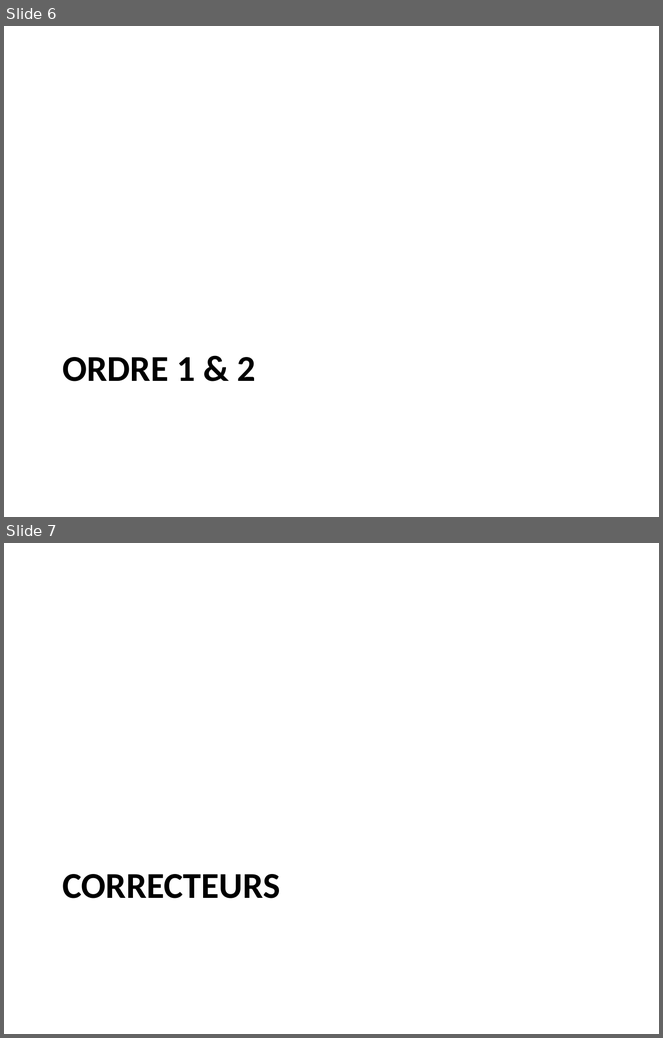
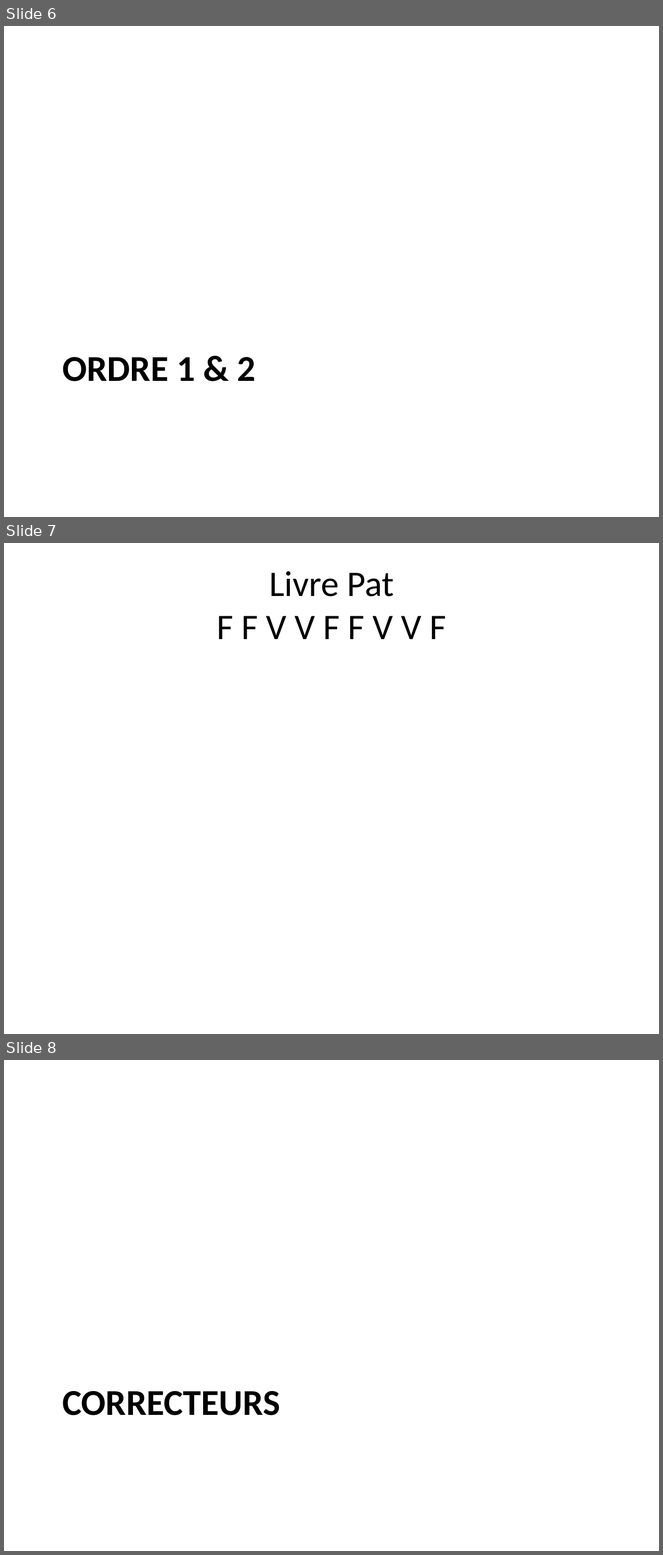
Before and after one commit to xpessoles/Cy_01_PSI_ModelisationLinNonLin, a slide deck: QCM/QCM.pptx. Shown one above the other, each under a label of ours: slides 6 and 7 before the commit, slides 6, 7 and 8 after it. The pictures are 663x1038 and 663x1555 pixels, drawn with LibreOffice and Linux fonts; fonts in the diff are those of the drawing; grey boxes stand for pictures. Boxes give left, top, right and bottom in pixels: in the first picture for what was removed or moved away, otherwise in the second. Text is boxed around its words. In the diff, an @@ line names an element or a change of style, - is before the commit and + after.

Commit message:
MAJ

```diff
--- a/QCM/QCM.pptx
+++ b/QCM/QCM.pptx
@@ slide 7 added at (x1=4, y1=543, x2=659, y2=1034), background #FFFFFF @@
@@ title added at (x1=217, y1=571, x2=447, y2=639), 39.6 pt, text #000000 @@
+Livre Pat
+F F V V F F V V F
@@ what was slide 7 is now slide 8 @@
```
